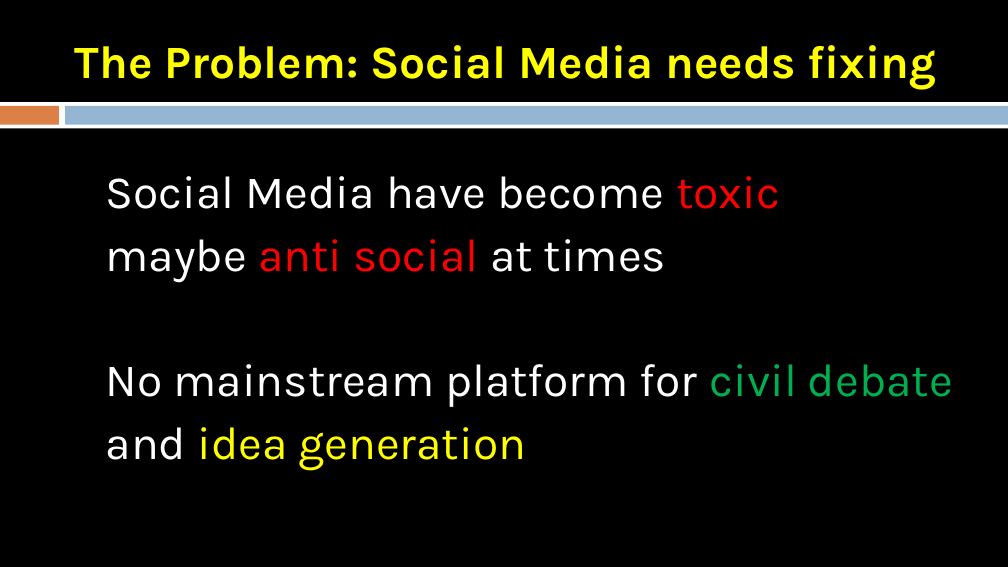
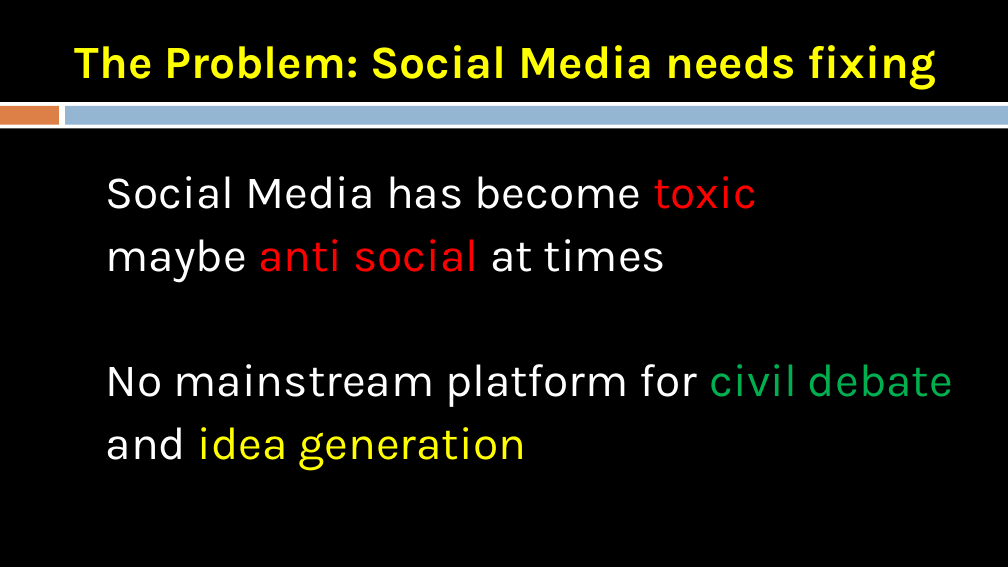
Before and after one commit to TetraPlex-org/central, a slide deck: slide 2 of Documentation/TetraPlex deck 0.54 - dark mode.pptx. Drawn at 1008x567 pixels with LibreOffice and Linux fonts; fonts in the diff are those of the drawing. Boxes give left, top, right and bottom in pixels: in the first picture for what was removed or moved away, otherwise in the second. Text is boxed around its words. In the diff, an @@ line names an element or a change of style, - is before the commit and + after.

```diff
--- a/Documentation/TetraPlex deck 0.54 - dark mode.pptx
+++ b/Documentation/TetraPlex deck 0.54 - dark mode.pptx
@@ text at (106, 176, 757, 209): text changed @@
-Social Media have become toxic
+Social Media has become toxic
```
Also in this commit, not shown: 1 other slide changed.
